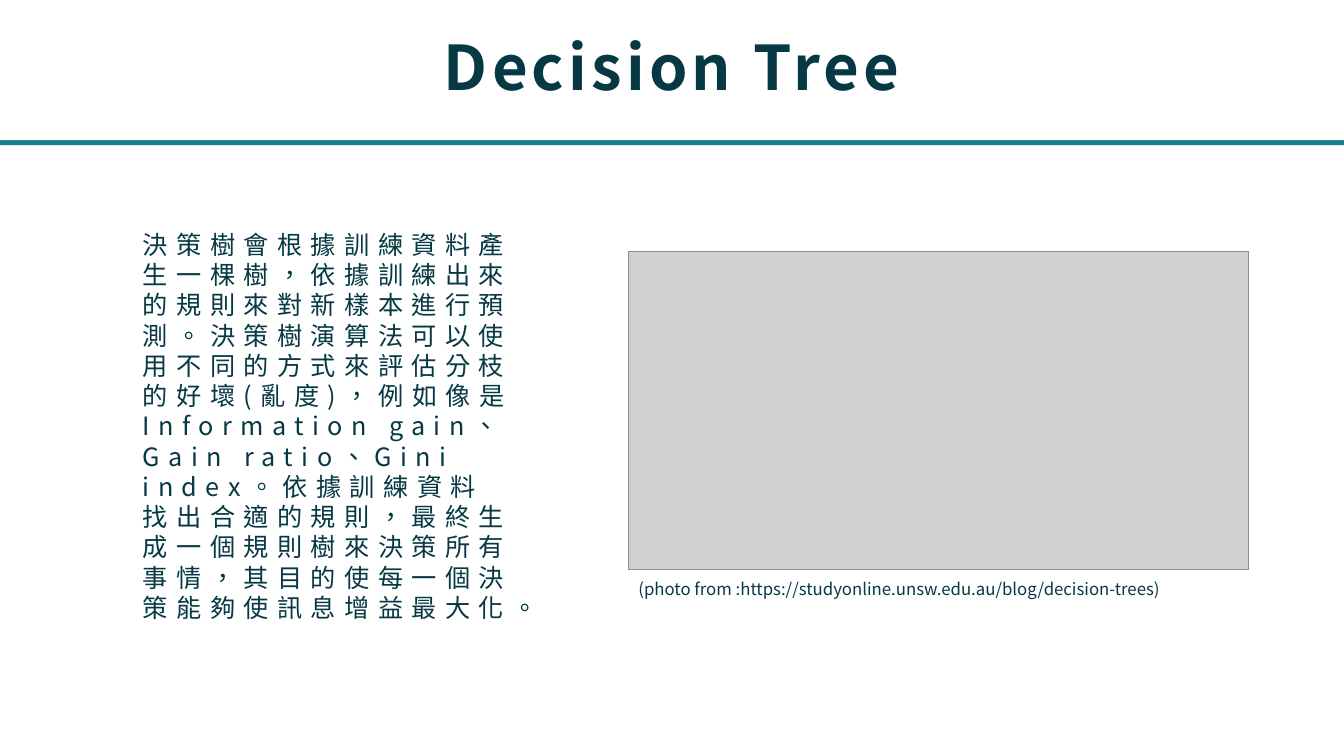
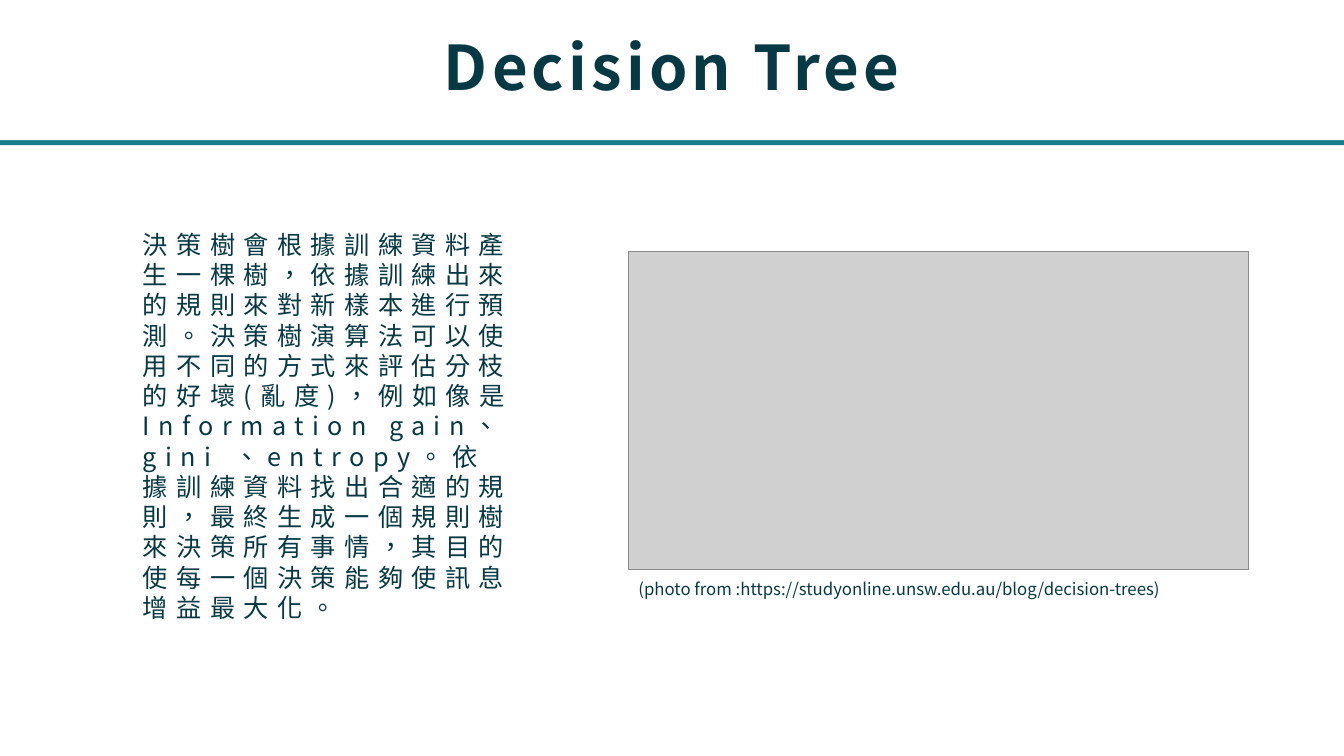
Before and after one commit to jhuangyahui/datamining, a slide deck: slide 9 of datamining/datamining.pptx. Drawn at 1344x756 pixels with LibreOffice and Linux fonts; fonts in the diff are those of the drawing; grey boxes stand for pictures. Boxes give left, top, right and bottom in pixels: in the first picture for what was removed or moved away, otherwise in the second. Text is boxed around its words. In the diff, an @@ line names an element or a change of style, - is before the commit and + after.

```diff
--- a/datamining/datamining.pptx
+++ b/datamining/datamining.pptx
@@ text at bbox=[143, 232, 505, 619]: text changed @@
-決策樹會根據訓練資料產生一棵樹，依據訓練出來的規則來對新樣本進行預測。決策樹演算法可以使用不同的方式來評估分枝的好壞(亂度)，例如像是 Information gain、Gain ratio、Gini index。依據訓練資料找出合適的規則，最終生成一個規則樹來決策所有事情，其目的使每一個決策能夠使訊息增益最大化。
+決策樹會根據訓練資料產生一棵樹，依據訓練出來的規則來對新樣本進行預測。決策樹演算法可以使用不同的方式來評估分枝的好壞(亂度)，例如像是 Information gain、gini 、entropy。依據訓練資料找出合適的規則，最終生成一個規則樹來決策所有事情，其目的使每一個決策能夠使訊息增益最大化。
```
Also in this commit, not shown: 6 other slides changed, 1 other file.
